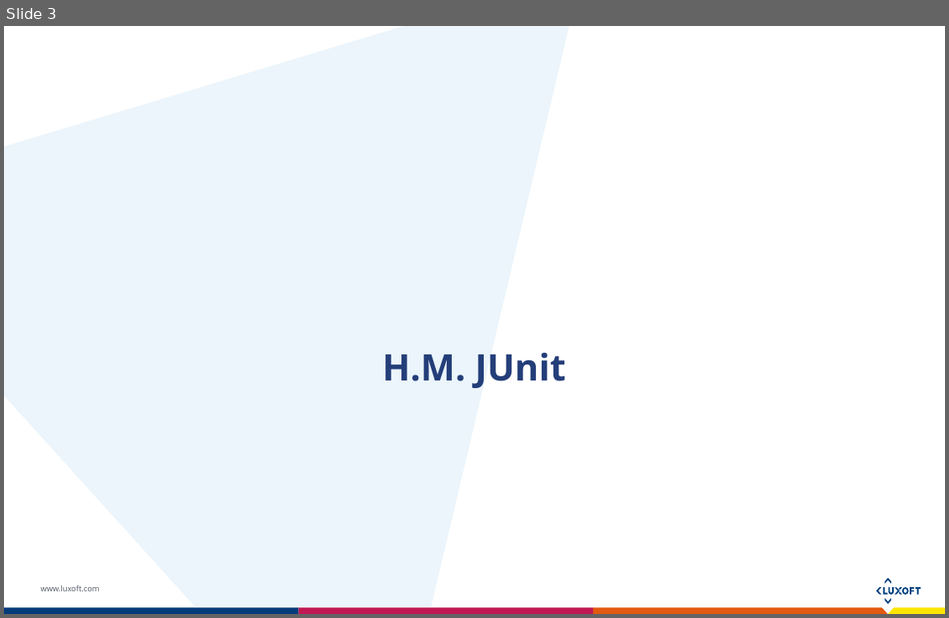
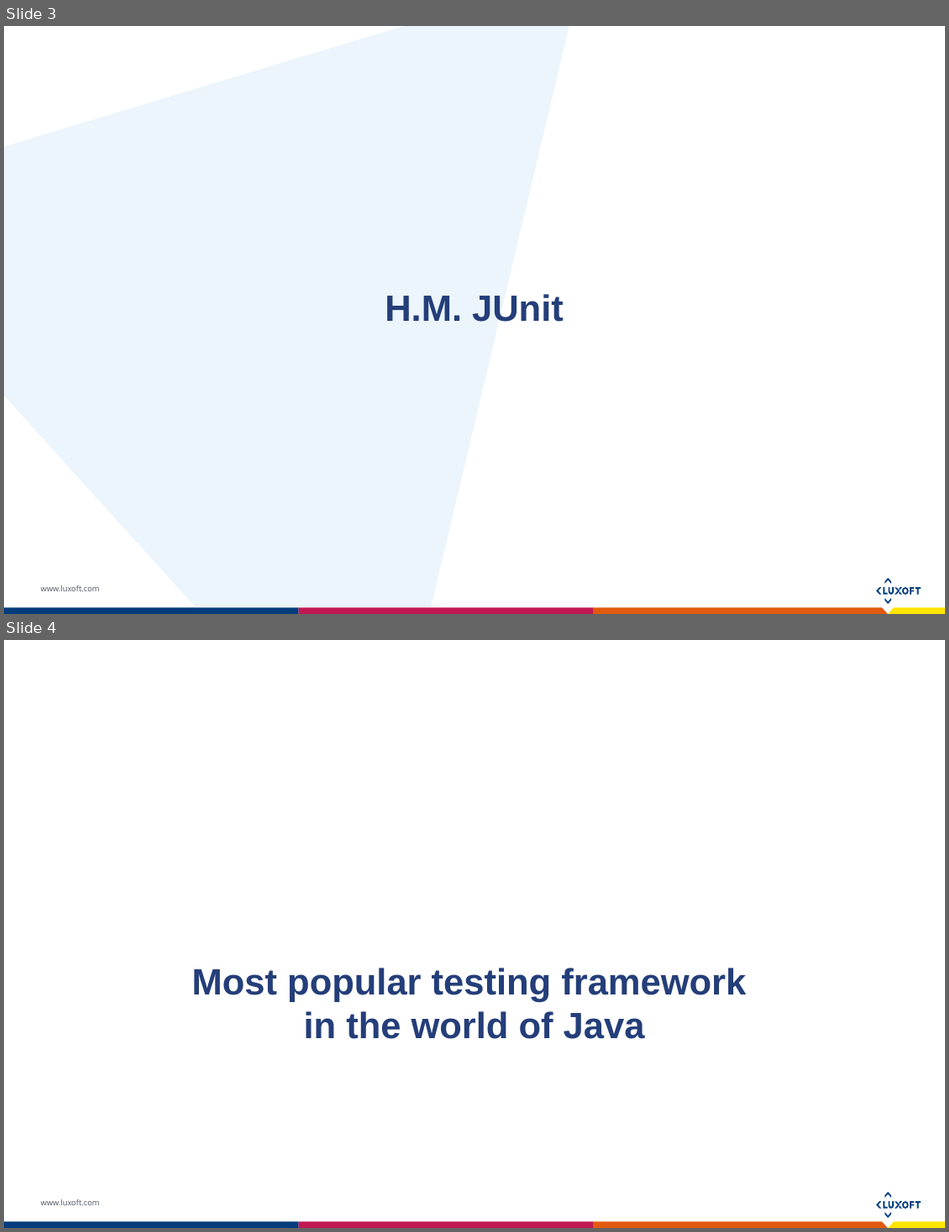
Before and after one commit to Koziolek/junit5-holy-grail-of-units-tests, a slide deck: junit5-luxoft-logeek-version.pptx. Shown one above the other, each under a label of ours: slide 3 before the commit, slides 3 and 4 after it. The pictures are 949x618 and 949x1232 pixels, drawn with LibreOffice and Linux fonts; fonts in the diff are those of the drawing. Boxes give left, top, right and bottom in pixels: in the first picture for what was removed or moved away, otherwise in the second. Text is boxed around its words. In the diff, an @@ line names an element or a change of style, - is before the commit and + after.

```diff
--- a/junit5-luxoft-logeek-version.pptx
+++ b/junit5-luxoft-logeek-version.pptx
@@ slide 4 added at (4,640,945,1228), background #FFFFFF; not listed: 16 template elements that a slide beside it also shows @@
@@ title added at (192,968,746,1039), 28 pt, text #243E79, bold @@
+Most popular testing framework
+in the world of Java
@@ slide 3 changed as well @@
@@ title "H.M. JUnit": place and size @@
-title "H.M. JUnit" at (382,353,566,389)
+title "H.M. JUnit" at (385,294,563,322)
@@ title "H.M. JUnit" at (385,294,563,322): font Open Sans to Arial @@
```
Also in this commit, not shown: 8 other slides changed, 3 other slides added, 2 slides removed, 2 other files.
